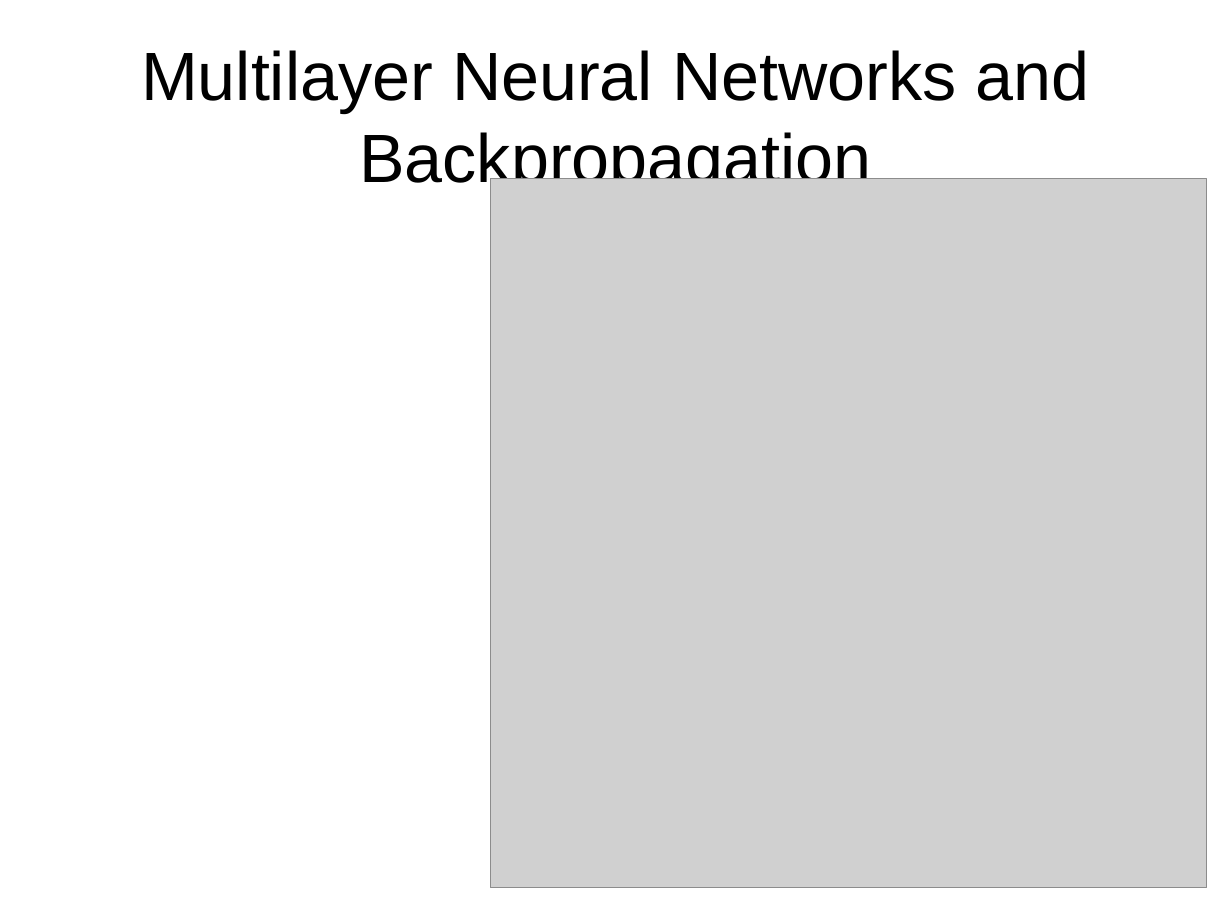
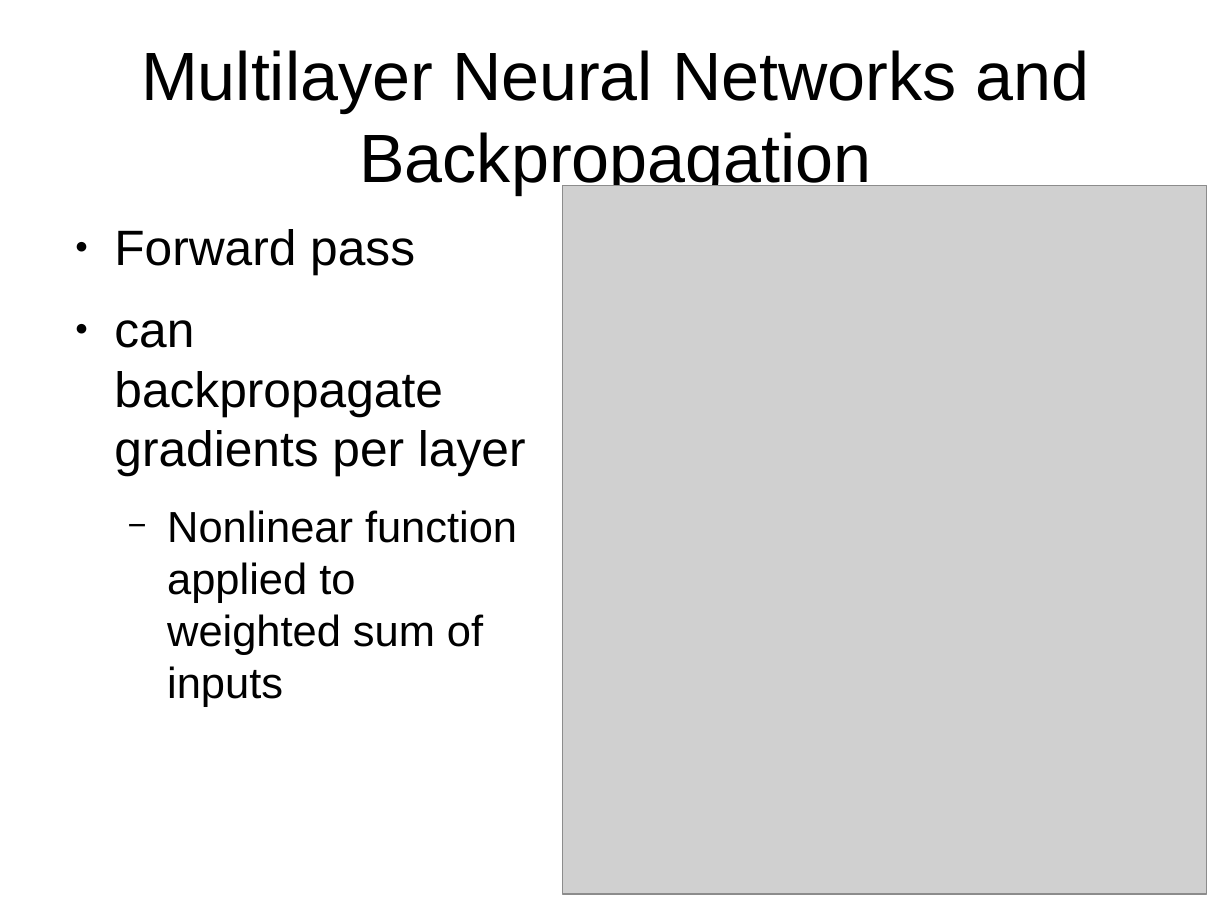
Before and after one commit to amsully/binds_lab, a slide deck: slide 8 of notes/DeepLearningReview_Nature/deep_learning_review.odp. Drawn at 1232x924 pixels with LibreOffice and Linux fonts; fonts in the diff are those of the drawing; grey boxes stand for pictures. Boxes give left, top, right and bottom in pixels: in the first picture for what was removed or moved away, otherwise in the second. Text is boxed around its words. In the diff, an @@ line names an element or a change of style, - is before the commit and + after.

Commit message:
presentation finished

```diff
--- a/notes/DeepLearningReview_Nature/deep_learning_review.odp
+++ b/notes/DeepLearningReview_Nature/deep_learning_review.odp
@@ picture: place and size @@
-picture at bbox=[491, 179, 1207, 888]
+picture at bbox=[562, 186, 1207, 894]
@@ text added at bbox=[114, 229, 526, 707], 28 pt, text #000000 @@
+● Forward pass
+● can backpropagate gradients per layer
+  − Nonlinear function applied to weighted sum of inputs
```
Also in this commit, not shown: 12 slides added, 1 other file.
